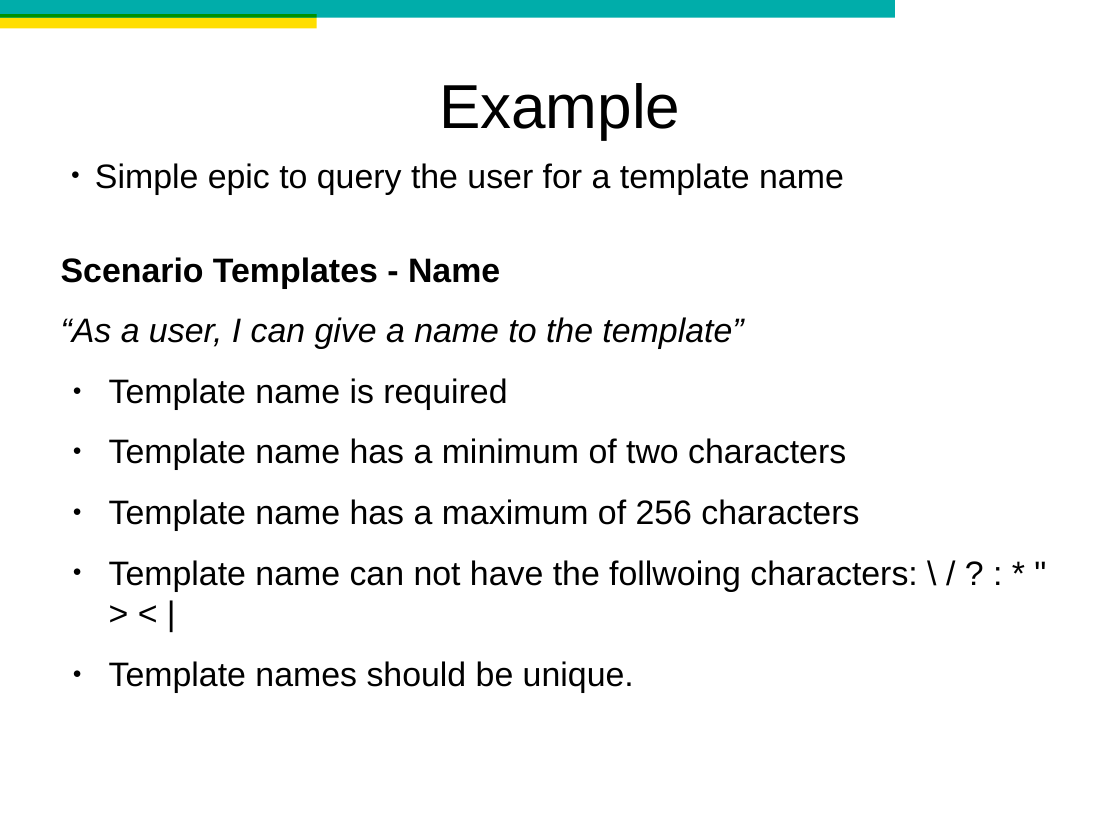
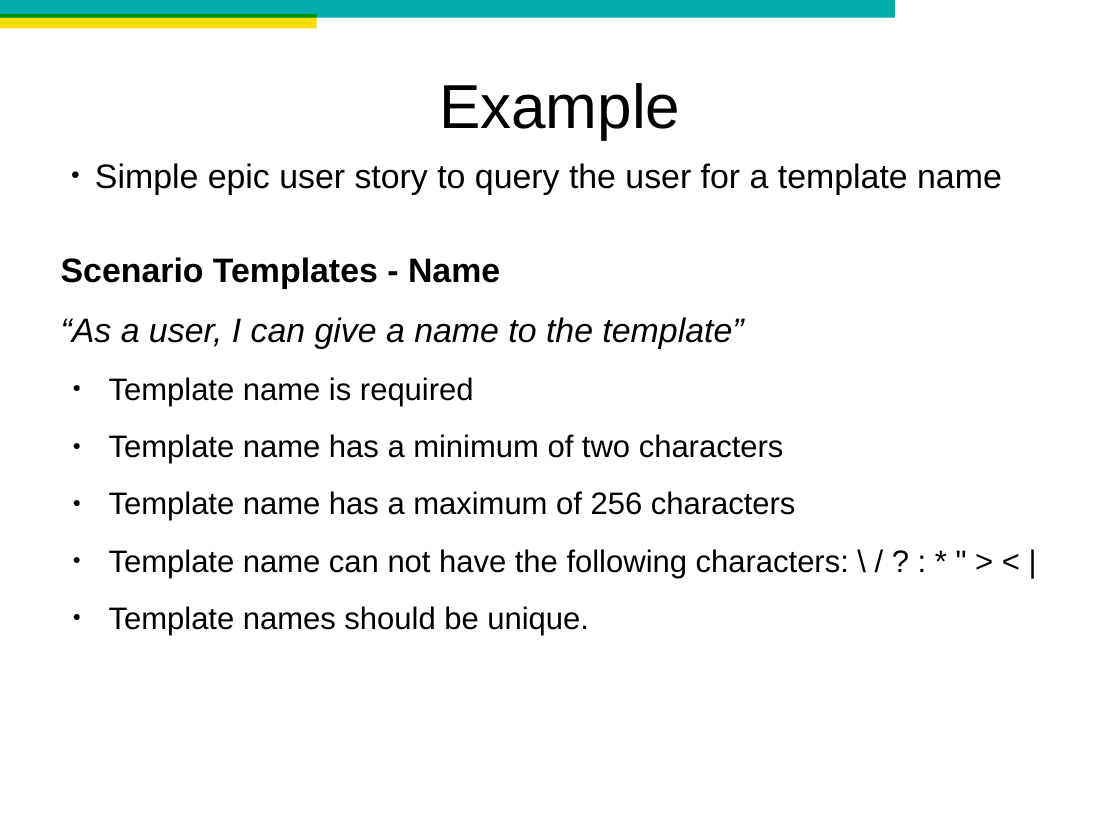
Before and after one commit to mgable/QA-demo, a slide deck: slide 5 of presentation/QA demo.odp. Drawn at 1120x840 pixels with LibreOffice and Linux fonts; fonts in the diff are those of the drawing; background and template pictures are left out. Boxes give left, top, right and bottom in pixels: in the first picture for what was removed or moved away, otherwise in the second. Text is boxed around its words. In the diff, an @@ line names an element or a change of style, - is before the commit and + after.

```diff
--- a/presentation/QA demo.odp
+++ b/presentation/QA demo.odp
@@ text at [95, 163, 1002, 194]: text changed @@
-● Simple epic to query the user for a template name
+● Simple epic user story to query the user for a template name
@@ text at [109, 377, 796, 635]: size 24 to 22 pt in "Template name is required", "Template name has a minimum of two ...", "Template name has a maximum of 256 ...", "Template names should be unique." @@
@@ text at [109, 549, 849, 578]: text changed; size 24 to 22 pt @@
-● Template name can not have the follwoing characters: \ / ? : * " > < |
+● Template name can not have the following characters: \ / ? : * " > < |
```
Also in this commit, not shown: 6 other slides changed, 2 slides removed, 4 other files.
